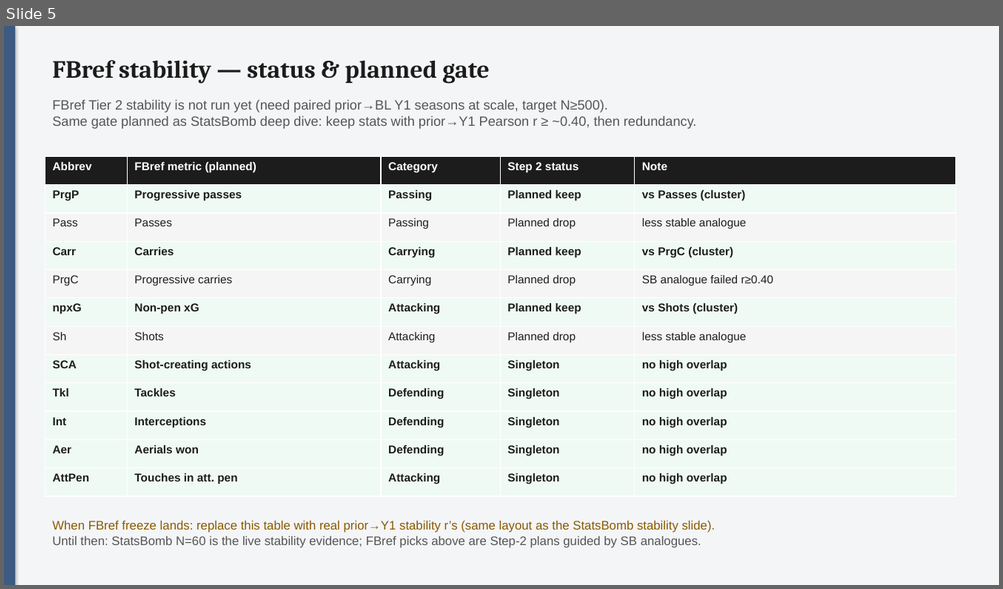
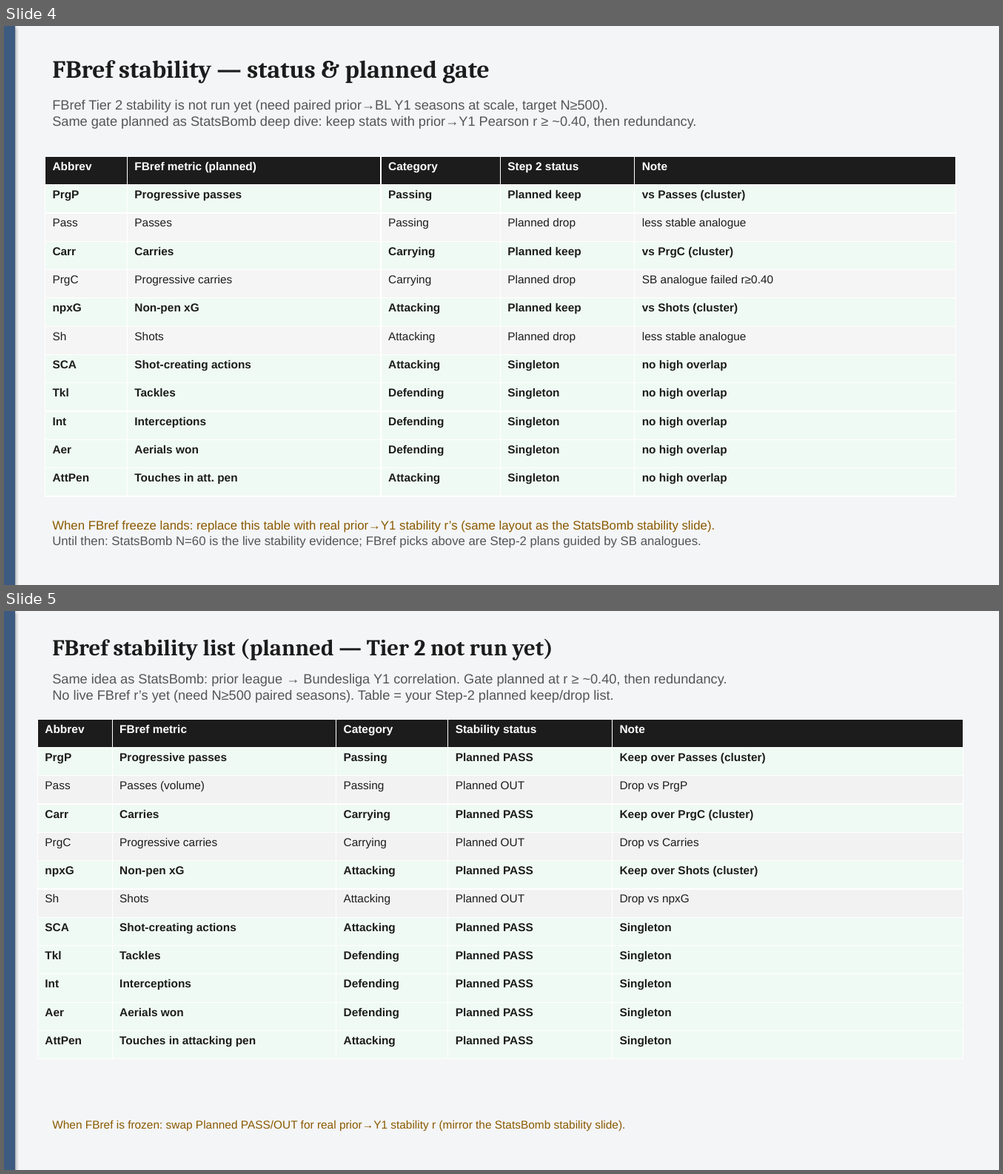
Before and after one commit to colbymorris08/bundesliga-transfer-traits, a slide deck: bundesliga_transfer_traits.pptx. Shown one above the other, each under a label of ours: slide 5 before the commit, slides 4 and 5 after it. The pictures are 1003x589 and 1003x1174 pixels, drawn with LibreOffice and Linux fonts; fonts in the diff are those of the drawing. Boxes give left, top, right and bottom in pixels: in the first picture for what was removed or moved away, otherwise in the second. Text is boxed around its words. In the diff, an @@ line names an element or a change of style, - is before the commit and + after.

Commit message:
Fix PPT: clear Tier 1/2 explanations, FBref stability table, labeled pizza percentiles.

```diff
--- a/bundesliga_transfer_traits.pptx
+++ b/bundesliga_transfer_traits.pptx
@@ slide 5 added at (4,611,999,1170), background #FFFFFF @@
@@ rectangle added at (4,611,999,1170), fill #F4F5F7 @@
@@ rectangle added at (4,611,15,1170), fill #3D5A80 @@
@@ text added at (52,638,553,661), 22 pt, text #1C1C1C, bold @@
+FBref stability list (planned — Tier 2 not run yet)
@@ text added at (52,674,727,703), 13 pt, text #555555 @@
+Same idea as StatsBomb: prior league → Bundesliga Y1 correlation. Gate planned at r ≥ ~0.40, then redundancy.
+No live FBref r’s yet (need N≥500 paired seasons). Table = your Step-2 planned keep/drop list.
@@ table added at (37,719,963,1059), 12 rows, 5 columns @@
+Abbrev | FBref metric | Category | Stability status | Note
+PrgP | Progressive passes | Passing | Planned PASS | Keep over Passes (cluster)
+Pass | Passes (volume) | Passing | Planned OUT | Drop vs PrgP
+Carr | Carries | Carrying | Planned PASS | Keep over PrgC (cluster)
+PrgC | Progressive carries | Carrying | Planned OUT | Drop vs Carries
+npxG | Non-pen xG | Attacking | Planned PASS | Keep over Shots (cluster)
+Sh | Shots | Attacking | Planned OUT | Drop vs npxG
+SCA | Shot-creating actions | Attacking | Planned PASS | Singleton
+Tkl | Tackles | Defending | Planned PASS | Singleton
+Int | Interceptions | Defending | Planned PASS | Singleton
+Aer | Aerials won | Defending | Planned PASS | Singleton
+AttPen | Touches in attacking pen | Attacking | Planned PASS | Singleton
@@ text added at (52,1121,625,1132), 11 pt, text #8A5A00 @@
+When FBref is frozen: swap Planned PASS/OUT for real prior→Y1 stability r (mirror the StatsBomb stability slide).
@@ what was slide 5 is now slide 4 @@
```
Also in this commit, not shown: 2 slides changed, 1 slide removed, 1 other file.
